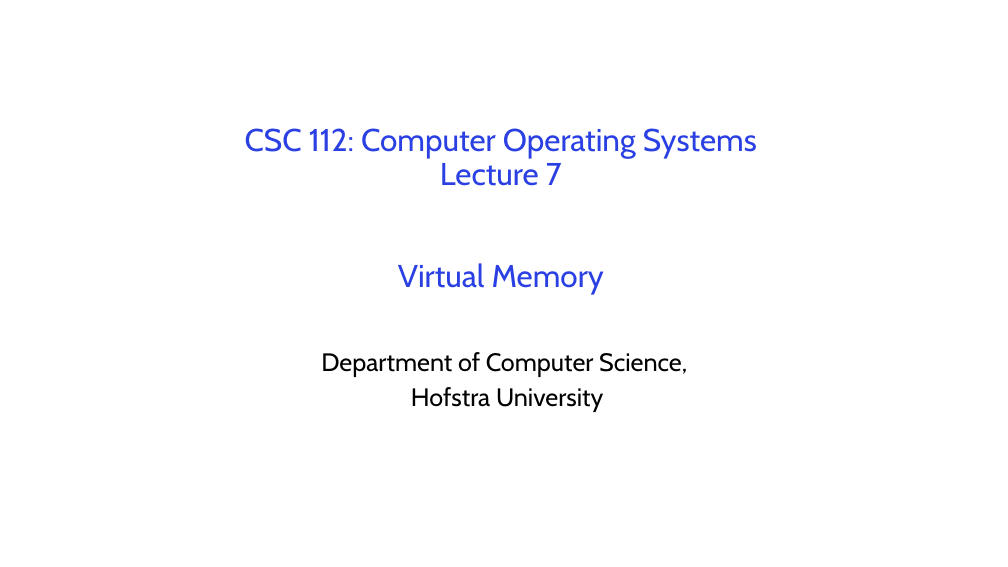
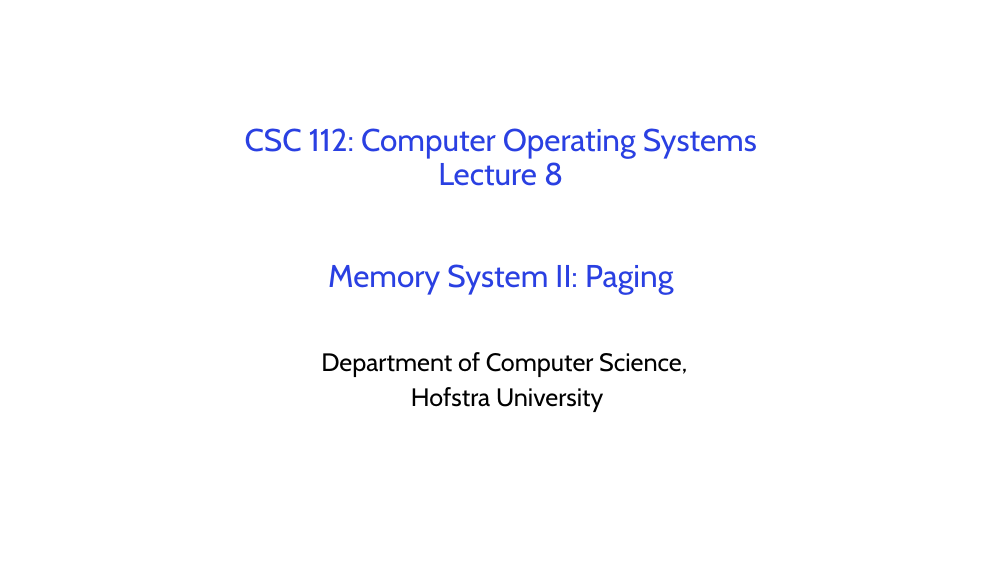
Before and after one commit to guhofstra/CSC256Fa25, a slide deck: slide 1 of PPTs/L7-Virtual Memory.pptx. Drawn at 1008x567 pixels with LibreOffice and Linux fonts; fonts in the diff are those of the drawing. Boxes give left, top, right and bottom in pixels: in the first picture for what was removed or moved away, otherwise in the second. Text is boxed around its words. In the diff, an @@ line names an element or a change of style, - is before the commit and + after.

```diff
--- a/PPTs/L7-Virtual Memory.pptx
+++ b/PPTs/L7-Virtual Memory.pptx
@@ title at [245,128,757,294]: text changed @@
-CSC 112: Computer Operating Systems
-Lecture 7
-Virtual Memory
+CSC 112: Computer Operating Systems
+Lecture 8
+Memory System II: Paging
```
Also in this commit, not shown: 27 other slides changed, 6 slides added, 3 slides removed, 35 other files.
